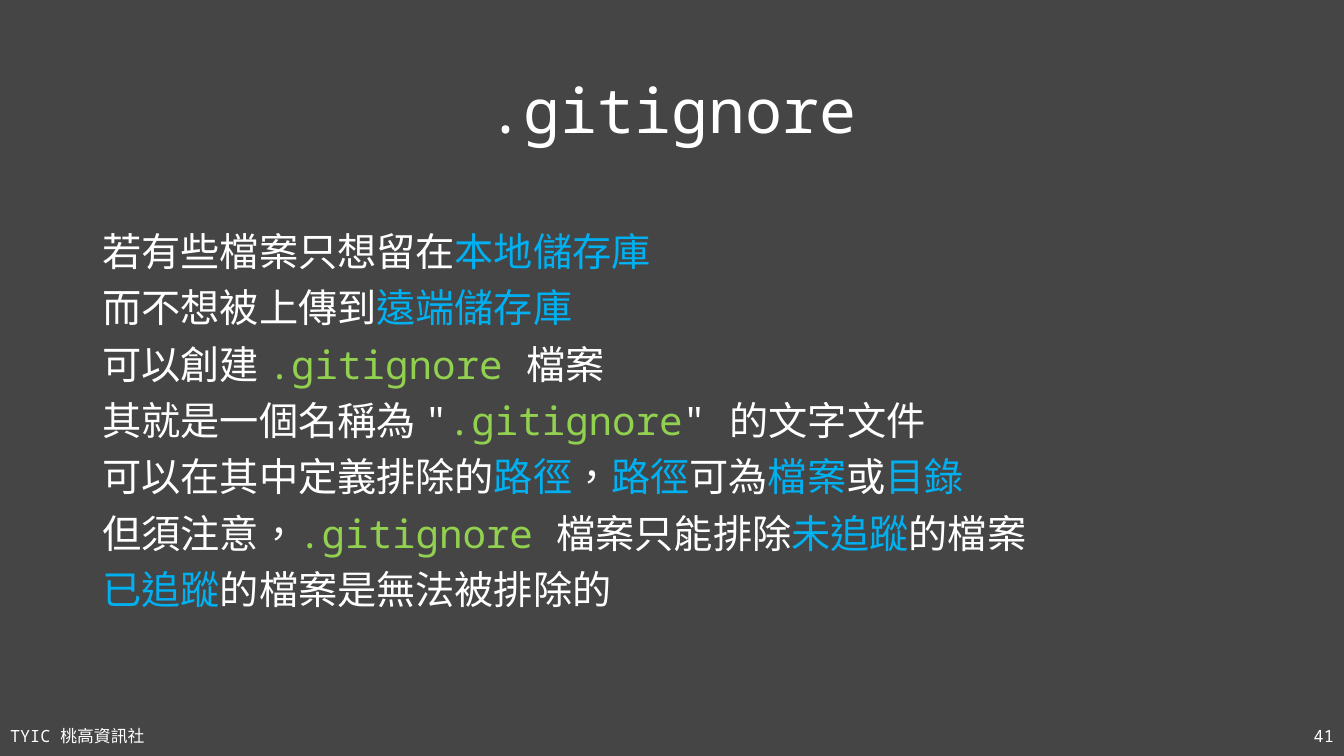
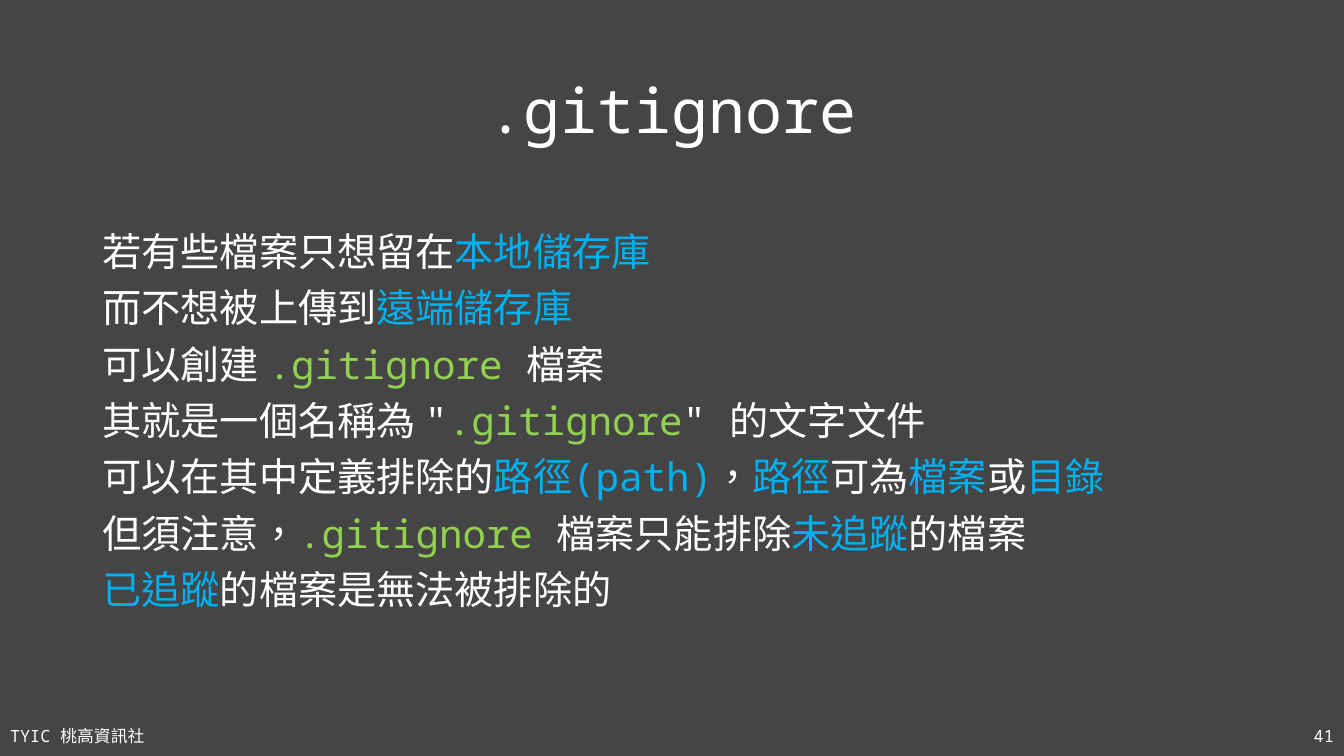
Before and after one commit to TYSHIC/slides, a slide deck: slide 41 of ppt/16_Git 與 Github.pptx. Drawn at 1344x756 pixels with LibreOffice and Linux fonts; fonts in the diff are those of the drawing. Boxes give left, top, right and bottom in pixels: in the first picture for what was removed or moved away, otherwise in the second. Text is boxed around its words. In the diff, an @@ line names an element or a change of style, - is before the commit and + after.

```diff
--- a/ppt/16_Git 與 Github.pptx
+++ b/ppt/16_Git 與 Github.pptx
@@ text at (102, 458, 1104, 501): text changed @@
-可以在其中定義排除的路徑，路徑可為檔案或目錄
+可以在其中定義排除的路徑(path)，路徑可為檔案或目錄
```
Also in this commit, not shown: 44 other files.
